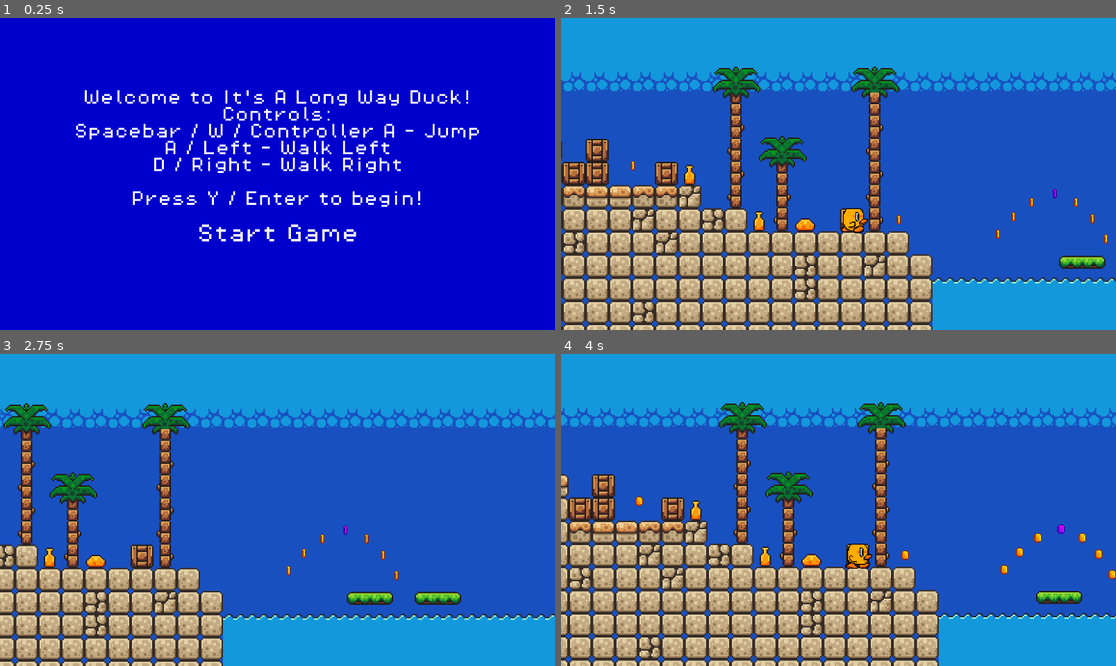
Above: before the commit, frames 1-4 (two rows, left to right).
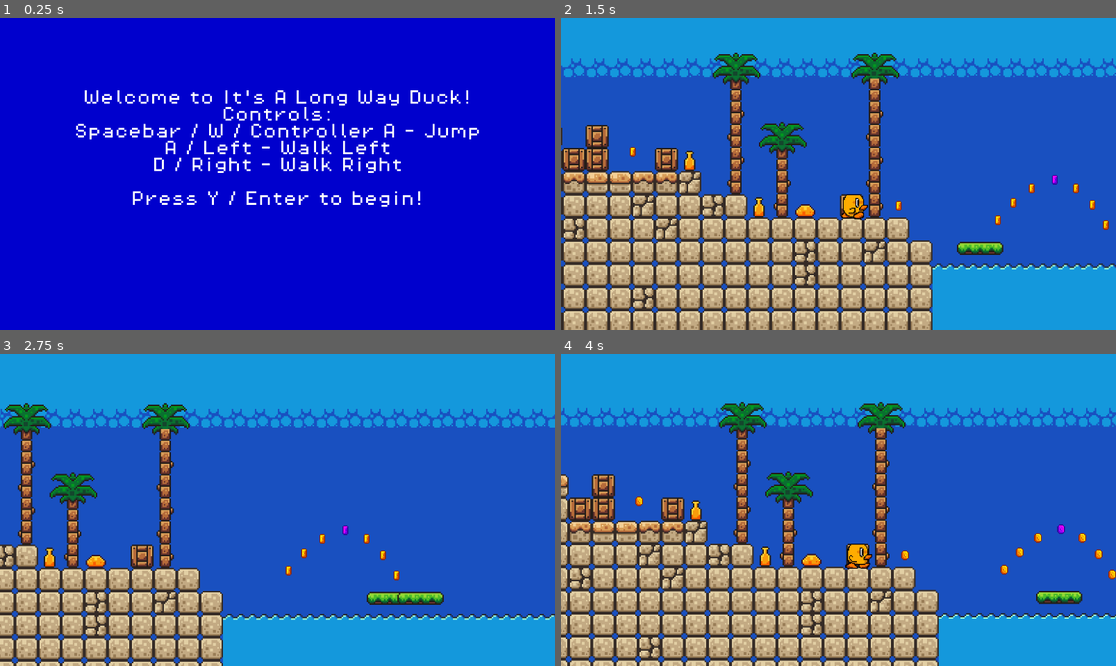
Above: after the commit, the same moments.

Repository: MNaccaratto/ALongWayDuck
Game: Godot game, scene res://scenes/main_menu.tscn
Same seed, same stepped clock (60 frames per second), same inputs: the game is played once before the commit and once after it.
Inputs (mouse positions are in pixels of both pictures, inside the frame that each line leads up to):
- Up to frame 1 (0.25 s): no input
- Up to frame 2 (1.5 s): click (838, 233) at 0.5 s, where only the run before the commit has a clickable "Start Game"; tap Enter (ui_accept) at 1.25, 1.35 s; hold Right (ui_right) from 1.28 s (still down)
- Up to frame 3 (2.75 s): keep holding Right (ui_right); tap Enter (ui_accept) at 1.52, 1.82, 2.1, 2.27, 2.57 s
- Up to frame 4 (4 s): release Right (ui_right) at 2.78 s; hold Left (ui_left) 2.78-3.53 s; tap Enter (ui_accept) at 2.85, 3.6, 3.77 s; hold Right (ui_right) from 3.53 s (still down)

The runs differ from the first frame. In frame 1, 0.5% of the frame differs, in the area x 35-65%, y 66-72%; in frame 2, 34%, in the area x 0-100%, y 11-100%; in frame 3, 0.9%; in frame 4, nothing differs.

Commit message:
No more Buttons

Diff:
--- a/scenes/end_screen.tscn
+++ b/scenes/end_screen.tscn
@@ -1,15 +1,10 @@
-[gd_scene load_steps=7 format=3 uid="uid://c3choqmn6dg13"]
+[gd_scene load_steps=4 format=3 uid="uid://c3choqmn6dg13"]
 
 [ext_resource type="Script" path="res://scripts/end_screen.gd" id="1_2ngry"]
 [ext_resource type="FontFile" uid="uid://ma30uwk3blcx" path="res://assets/fonts/PixelOperator8.ttf" id="2_2noeg"]
-[ext_resource type="Script" path="res://scripts/end_button.gd" id="3_obop1"]
 
 [sub_resource type="StyleBoxFlat" id="StyleBoxFlat_irrbs"]
 bg_color = Color(0, 0, 0.803922, 1)
-
-[sub_resource type="StyleBoxEmpty" id="StyleBoxEmpty_ka8ad"]
-
-[sub_resource type="StyleBoxEmpty" id="StyleBoxEmpty_w4mrs"]
 
 [node name="end-screen" type="Control"]
 layout_mode = 3
@@ -38,24 +33,3 @@
 "
 horizontal_alignment = 1
 vertical_alignment = 1
-
-[node name="Button" type="Button" parent="."]
-layout_mode = 1
-anchors_preset = 13
-anchor_left = 0.5
-anchor_right = 0.5
-anchor_bottom = 1.0
-offset_left = -139.0
-offset_top = 375.0
-offset_right = 140.0
-offset_bottom = -180.0
-grow_horizontal = 2
-grow_vertical = 2
-theme_override_fonts/font = ExtResource("2_2noeg")
-theme_override_font_sizes/font_size = 31
-theme_override_styles/focus = SubResource("StyleBoxEmpty_ka8ad")
-theme_override_styles/normal = SubResource("StyleBoxEmpty_w4mrs")
-text = "Play Again?"
-script = ExtResource("3_obop1")
-
-[connection signal="pressed" from="Button" to="." method="_on_button_pressed"]
--- a/scenes/main_menu.tscn
+++ b/scenes/main_menu.tscn
@@ -1,15 +1,10 @@
-[gd_scene load_steps=7 format=3 uid="uid://deabgpd4etov"]
+[gd_scene load_steps=4 format=3 uid="uid://deabgpd4etov"]
 
 [ext_resource type="FontFile" uid="uid://ma30uwk3blcx" path="res://assets/fonts/PixelOperator8.ttf" id="1_st4s3"]
 [ext_resource type="Script" path="res://scripts/main_menu.gd" id="1_u8kd1"]
-[ext_resource type="Script" path="res://scripts/start-button.gd" id="3_fdby1"]
 
 [sub_resource type="StyleBoxFlat" id="StyleBoxFlat_ptbh0"]
 bg_color = Color(0, 0, 0.803922, 1)
-
-[sub_resource type="StyleBoxEmpty" id="StyleBoxEmpty_atblk"]
-
-[sub_resource type="StyleBoxEmpty" id="StyleBoxEmpty_qcs0k"]
 
 [node name="Main-Menu" type="Control"]
 layout_mode = 3
@@ -43,25 +38,3 @@
 "
 horizontal_alignment = 1
 vertical_alignment = 1
-
-[node name="start-button" type="Button" parent="."]
-layout_mode = 1
-anchors_preset = 13
-anchor_left = 0.5
-anchor_right = 0.5
-anchor_bottom = 1.0
-offset_left = -171.0
-offset_top = 405.0
-offset_right = 172.0
-offset_bottom = -154.0
-grow_horizontal = 2
-grow_vertical = 2
-theme_override_fonts/font = ExtResource("1_st4s3")
-theme_override_font_sizes/font_size = 40
-theme_override_styles/focus = SubResource("StyleBoxEmpty_atblk")
-theme_override_styles/normal = SubResource("StyleBoxEmpty_qcs0k")
-text = "Start Game"
-script = ExtResource("3_fdby1")
-metadata/_edit_use_anchors_ = true
-
-[connection signal="pressed" from="start-button" to="." method="_on_start_button_pressed"]
--- a/scripts/end_screen.gd
+++ b/scripts/end_screen.gd
@@ -5,9 +5,10 @@
 func _ready() -> void:
 	end_screen_label.text = "You made it to the top!\nGood Work!\n\n\n"
 
-func _on_button_pressed() -> void:
-	get_tree().change_scene_to_file("res://scenes/main_menu.tscn")
 
 func _process(_delta: float) -> void:
+	if Input.is_action_just_pressed("ui_accept"):
+		get_tree().change_scene_to_file("res://scenes/main_menu.tscn")
+
 	if Input.is_action_just_pressed("exit"):
 		get_tree().quit()
--- a/scripts/main_menu.gd
+++ b/scripts/main_menu.gd
@@ -1,10 +1,9 @@
 extends Control
 
+func _process(_delta: float) -> void:
 
-func _on_start_button_pressed() -> void:
-	print("Game begin!")
-	get_tree().change_scene_to_file("res://scenes/game.tscn")
+	if Input.is_action_just_pressed("ui_accept"):
+		get_tree().change_scene_to_file("res://scenes/game.tscn")
 
-func _process(_delta: float) -> void:
 	if Input.is_action_just_pressed("exit"):
 		get_tree().quit()
